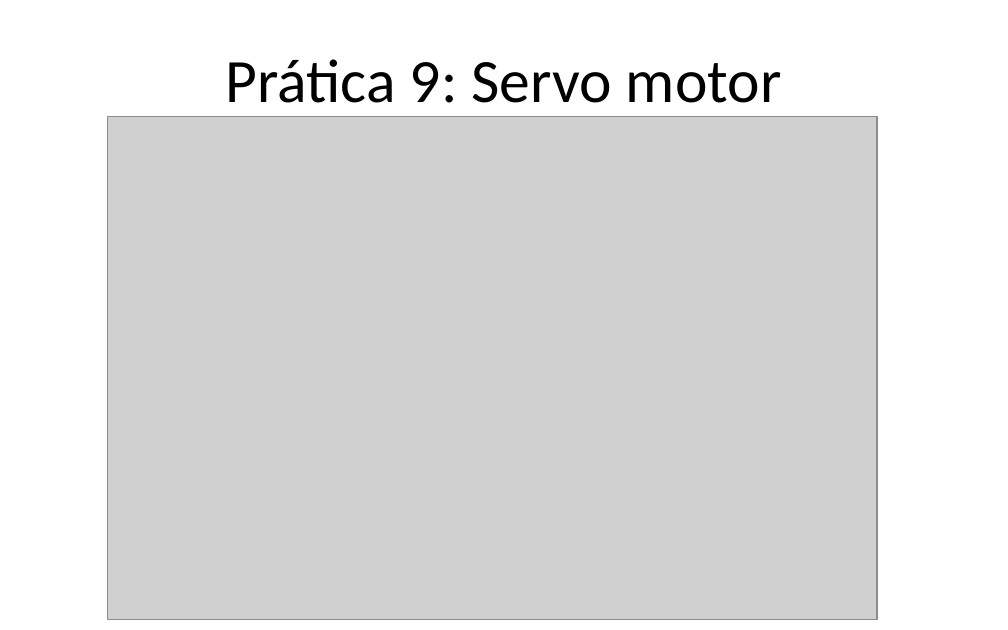
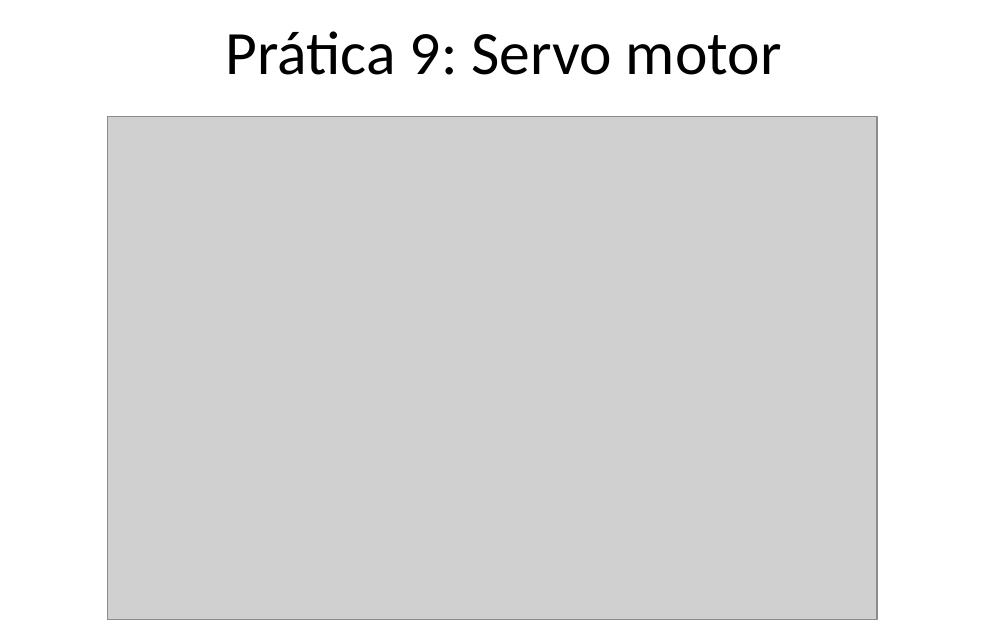
Before and after one commit to Gabrielgps25/Voluntariado-Arduino-Alpha, a slide deck: slide 36 of apresentacaoDeApoioArduinoIVoluntarios.pptx (slide 33 before the commit). Drawn at 1008x630 pixels with LibreOffice and Linux fonts; fonts in the diff are those of the drawing; grey boxes stand for pictures. Boxes give left, top, right and bottom in pixels: in the first picture for what was removed or moved away, otherwise in the second. Text is boxed around its words. In the diff, an @@ line names an element or a change of style, - is before the commit and + after.

Commit message:
Melhora ppt e adiciona pratica do servoMotor

```diff
--- a/apresentacaoDeApoioArduinoIVoluntarios.pptx
+++ b/apresentacaoDeApoioArduinoIVoluntarios.pptx
@@ title "Prática 9: Servo motor" rewrapped from (226,59,782,117) to (226,31,782,75) @@
```
Also in this commit, not shown: 20 other slides changed, 3 slides added, 2 other files.
